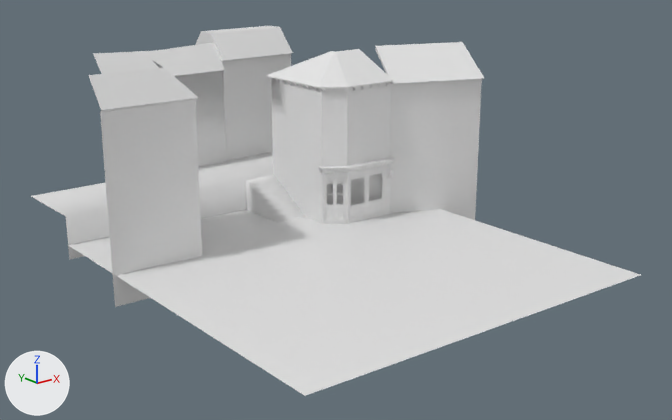
The FBX model Assets/[01]Art/[02]Asset3D/MainMenu/MainMenuScene.fbx as it was, and as the next commit left it.
Rendered twice from a 50 mm lens placed at (-19.1, -23.8, 10.5), pointed at (-0.2, -0.2, 1.1). Lighting does not change. The marker at lower left points along +X, +Y and +Z. The picture after the commit comes second. Materials are left out; every surface is plain grey. Vertices at exactly the same position are counted once.
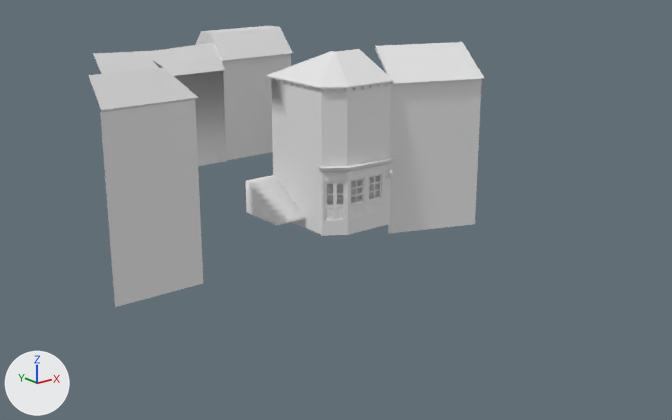
Where the change shows, as pixel boxes [x1, y1, x2, y2] in the pictures (672 x 420 px):
'Cube.012', deleted
    before: [31, 152, 640, 396]
'MainBuildings', reshaped (7% taller)
    before: [267, 49, 395, 224]
    after: [267, 49, 395, 236]
part 1 of me_cube_005, added
    after: [351, 177, 364, 205]
part 2 of me_cube_005, added
    after: [369, 173, 382, 201]
part 3 of me_cube_005, added
    after: [351, 174, 382, 206]

Edits to the bpy script that builds the scene:
```text
Change me_cube_005:
    used by ob_mainbuildings; location = (0.46, 4.31, 5.12)
    verts and faces of me_cube_005; kept vertices keep their numbers, new ones are numbered from 522
    before: 288 (1.42, -3.57, -3.45) at pixel (364, 177), 289 (0.77, -3.57, -3.45) at pixel (350, 180), 294 (2.27, -3.57, -3.45) at pixel (382, 173), 295 (2.27, -3.57, -4.41) at pixel (381, 198), 297 (1.62, -3.57, -3.45) at pixel (368, 176)
    before: 299 (1.42, -3.57, -4.41) at pixel (364, 202), 300 (0.77, -3.57, -4.41) at pixel (350, 205), 301 (1.62, -3.57, -4.41) at pixel (368, 201)
    remove me_cube_005.from_pydata(...)  # 522 vertices, 422 faces; spans x -0.23..2.72, y -3.89..0.13, z -5.48..0.82
    add me_cube_005.from_pydata(...)  # 602 vertices, 478 faces; spans x -0.23..2.72, y -3.89..0.13, z -5.48..0.82
    me_cube_005 part 1: a new loose piece of 36 vertices spanning x 0.77..1.42, y -3.53, z -4.41..-3.45
    me_cube_005 part 2: a new loose piece of 36 vertices spanning x 1.62..2.27, y -3.53, z -4.41..-3.45
    me_cube_005 part 3
    add for new, old in zip([*range(522, 530)], [288, 289, 294, 295, 297, 299, 300, 301]): verts[new] = verts[old] + (0.0, 0.1, 0.0)
    add faces += [(297, 301, 529, 526), (294, 297, 526, 524), (299, 527, 528, 300), (295, 525, 529, 301), (288, 289, 523, 522), (289, 300, 528, 523)]
    add faces += [(294, 524, 525, 295), (288, 522, 527, 299)]
Remove ob_cube_012:
    ob_cube_012 = bpy.data.objects.new('Cube.012', me_cube_007)
    ob_cube_012.location = (5.13, 5.81, 0.49)
```
